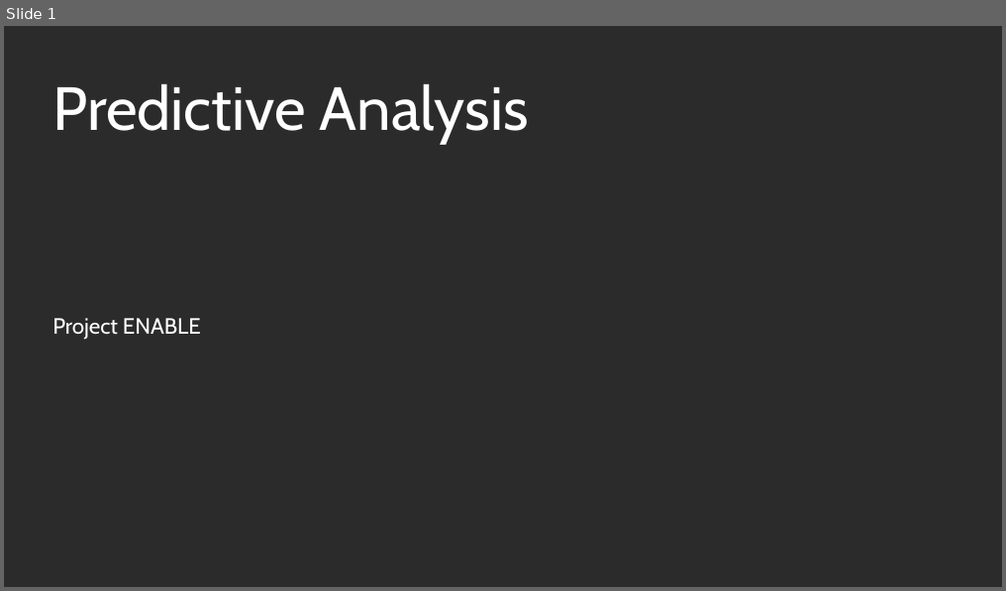
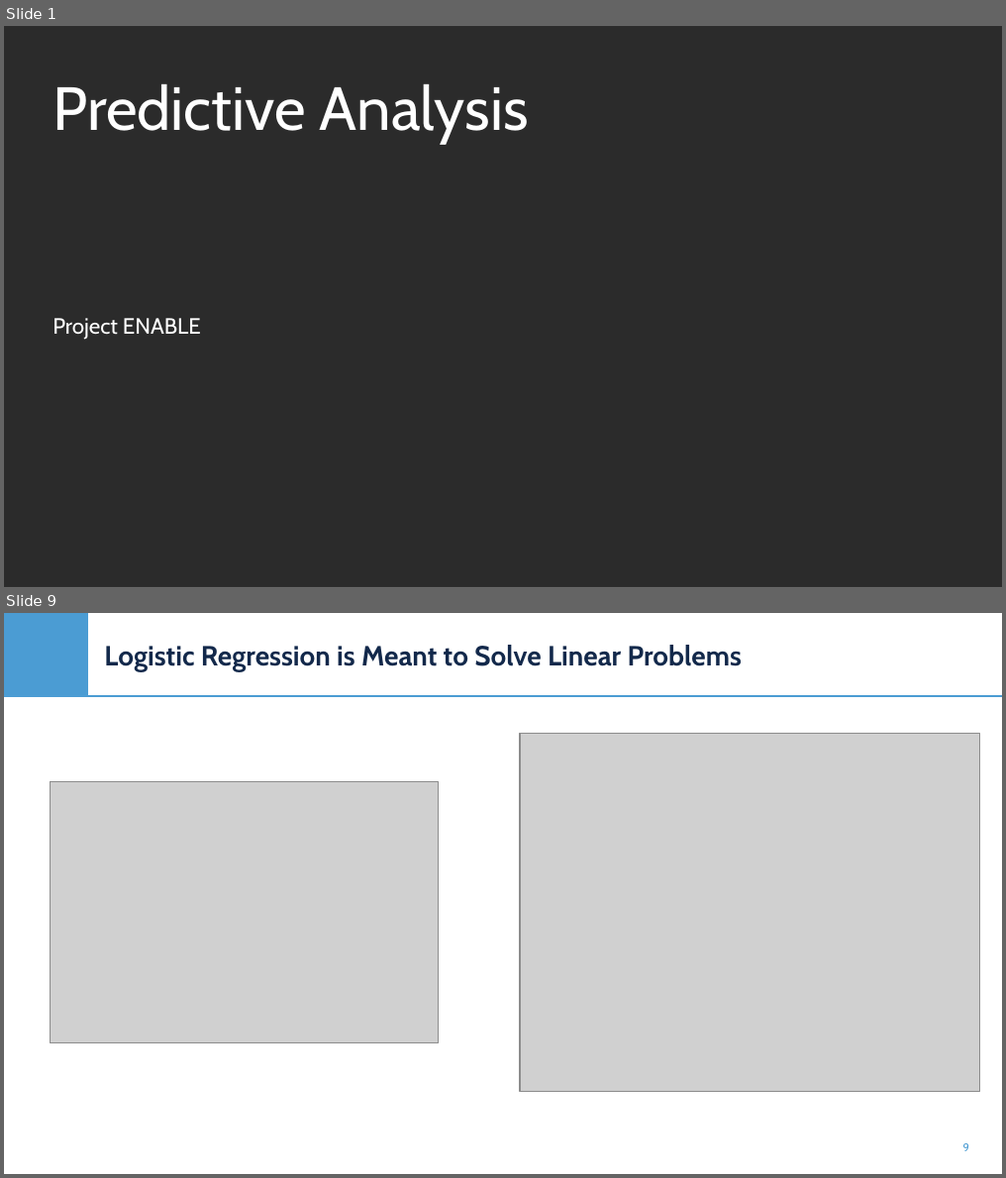
Before and after one commit to e-cui/ENABLE-HiDAV-Online-Modules, a slide deck: Data Mining Modules/Presentations/Predictive Analysis.pptx. Shown one above the other, each under a label of ours: slide 1 before the commit, slides 1 and 9 after it; the slides between them are not shown. The pictures are 1006x591 and 1006x1178 pixels, drawn with LibreOffice and Linux fonts; fonts in the diff are those of the drawing; grey boxes stand for pictures; background and template pictures are left out; a plain dark background stands for a picture behind light text. Boxes give left, top, right and bottom in pixels: in the first picture for what was removed or moved away, otherwise in the second. Text is boxed around its words. In the diff, an @@ line names an element or a change of style, - is before the commit and + after.

```diff
--- a/Data Mining Modules/Presentations/Predictive Analysis.pptx
+++ b/Data Mining Modules/Presentations/Predictive Analysis.pptx
@@ slide 9 added at (x1=4, y1=613, x2=1002, y2=1174), background picture (left out) @@
@@ rectangle added at (x1=4, y1=613, x2=88, y2=696), fill #4B9CD3 @@
@@ title added at (x1=104, y1=645, x2=742, y2=671), 20 pt, text #13294B, bold @@
+Logistic Regression is Meant to Solve Linear Problems
@@ line added from (4, 696) to (1002, 696), #4B9CD3 1 pt @@
@@ picture added at (x1=520, y1=733, x2=980, y2=1091) @@
@@ picture added at (x1=50, y1=781, x2=438, y2=1043) @@
@@ page number added at (x1=963, y1=1144, x2=969, y2=1152), 8 pt, text #4B9CD3 @@
+9
```
Also in this commit, not shown: 3 slides changed, 29 other slides added, 14 slides removed.
